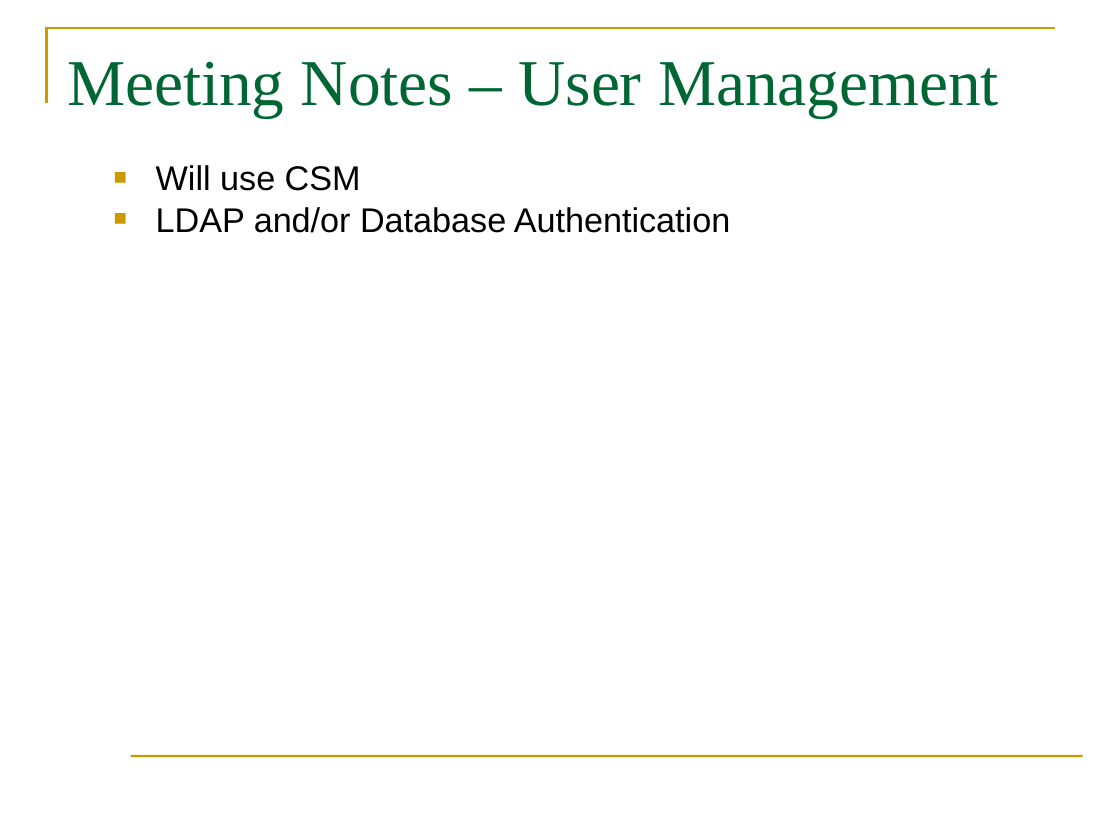
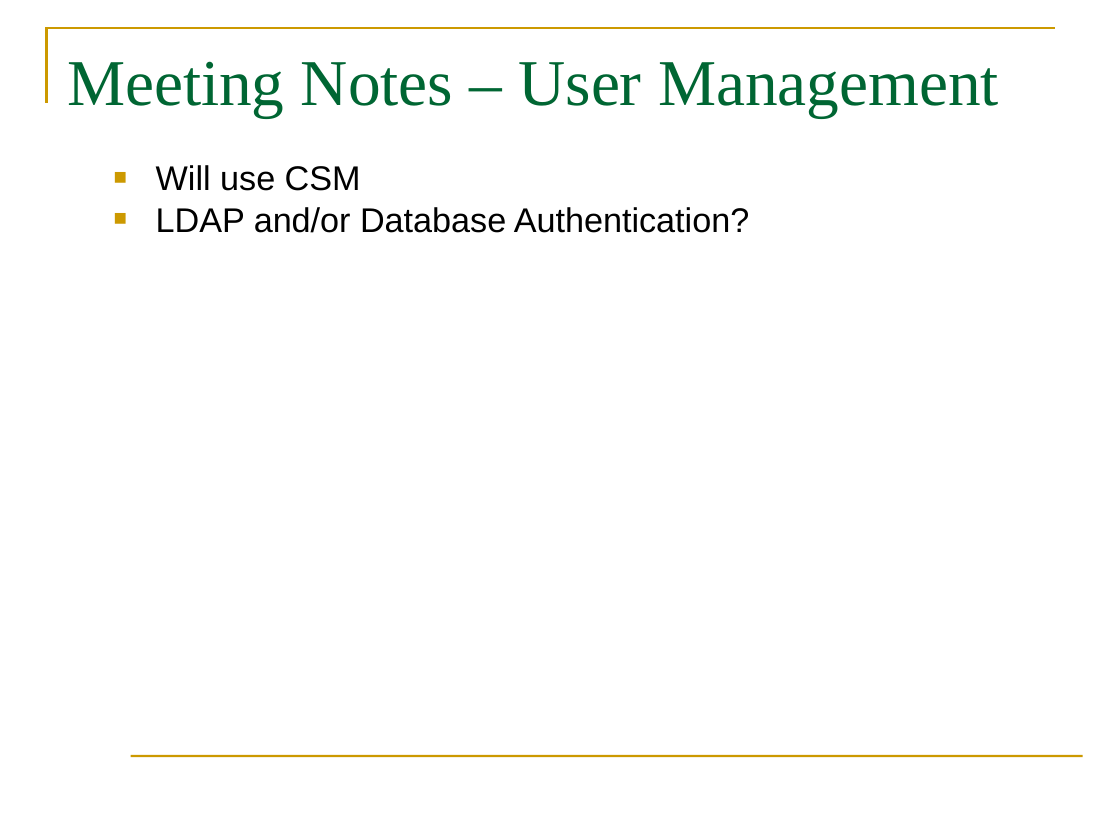
Before and after one commit to NCIP/prot-express, a slide deck: slide 6 of docs/project_management/meeting_notes/2007-08/08_31_2007/protExpress-Meeting_083107.ppt. Drawn at 1120x840 pixels with LibreOffice and Linux fonts; fonts in the diff are those of the drawing; background and template pictures are left out. Boxes give left, top, right and bottom in pixels: in the first picture for what was removed or moved away, otherwise in the second. Text is boxed around its words. In the diff, an @@ line names an element or a change of style, - is before the commit and + after.

Commit message:
SVN-Revision: 215

```diff
--- a/docs/project_management/meeting_notes/2007-08/08_31_2007/protExpress-Meeting_083107.ppt
+++ b/docs/project_management/meeting_notes/2007-08/08_31_2007/protExpress-Meeting_083107.ppt
@@ text at (156, 207, 749, 233): text changed @@
-■ LDAP and/or Database Authentication
+■ LDAP and/or Database Authentication?
```
Also in this commit, not shown: 1 other slide changed.
